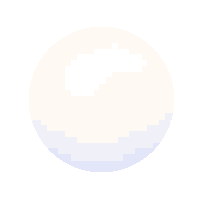
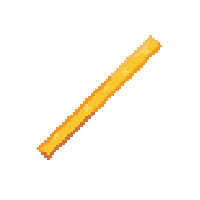
Two versions of the same layered image (200 x 200). Layer-by-layer changes:
added layer "Jimmy" above "Snail" over [37, 35, 162, 160]
hid "Pearl" over [29, 27, 174, 172]
